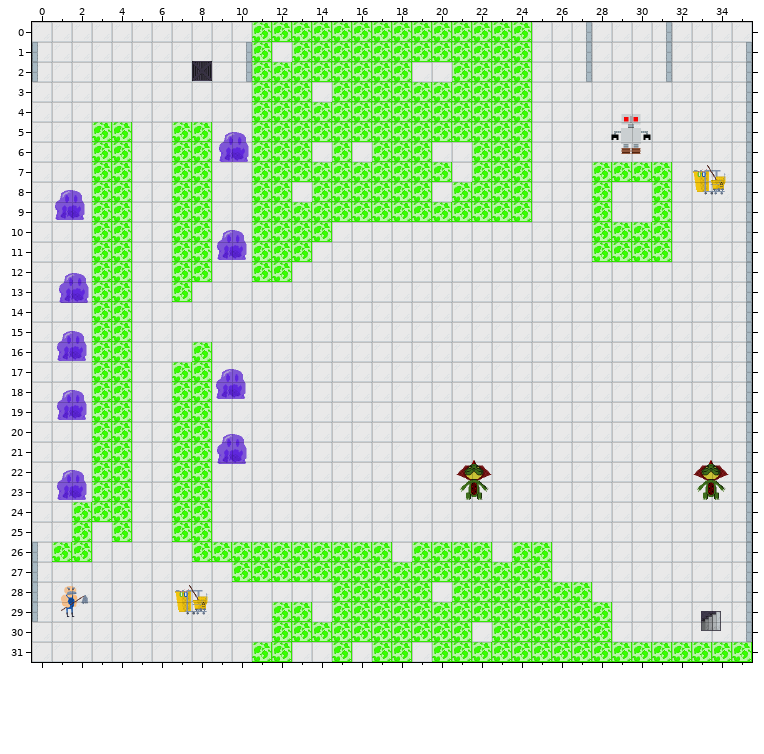
Tiled map -- Janiterror/core/assets/level3.tmx. The picture above was drawn from the file before the commit.
Cells are 32x32 px. Shown: x 0..35, y 0..31. Not drawn, because the pictures are missing: unchanged layer "horizontal walls".
Now the later version:
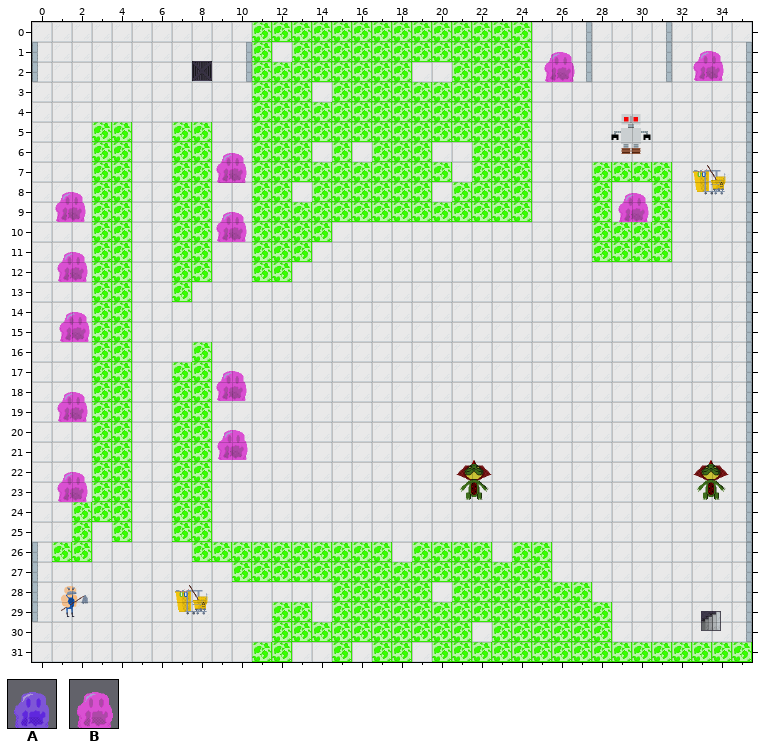
Key: from "slime": A 0; from "turret-slime": B 0.
Objects are placed by their top-left corner, in cells (3,4 is the top-left corner of cell 3,4); size is 1x1 cell unless given.
From old to new:
Layer "character":
A new object: B "turret-slime" at 32.8,0.9 size 2x2.
A new object: B "turret-slime" at 25.4,1 size 2x2.
A new object: B "turret-slime" at 8.9,6.1 size 2x2.
A new object: B "turret-slime" at 0.9,8 size 2x2.
A new object: B "turret-slime" at 29,8.1 size 2x2.
A new object: B "turret-slime" at 8.9,9 size 2x2.
A new object: B "turret-slime" at 1,11 size 2x2.
A new object: B "turret-slime" at 1.1,14 size 2x2.
A new object: B "turret-slime" at 8.9,17 size 2x2.
A new object: B "turret-slime" at 1,18 size 2x2.
A new object: B "turret-slime" at 9,19.9 size 2x2.
A new object: B "turret-slime" at 1,22 size 2x2.
Object A "slime1" at 9.1,5 size 2x2 is removed.
Object A "slime1" at 0.9,7.9 size 2x2 is removed.
Object A "slime1" at 9,9.9 size 2x2 is removed.
Object A "slime1" at 1.1,12.1 size 2x2 is removed.
Object A "slime1" at 1,14.9 size 2x2 is removed.
Object A "slime1" at 8.9,16.9 size 2x2 is removed.
Object A "slime1" at 1,17.9 size 2x2 is removed.
Object A "slime1" at 9,20.1 size 2x2 is removed.
Object A "slime1" at 1,21.9 size 2x2 is removed.
